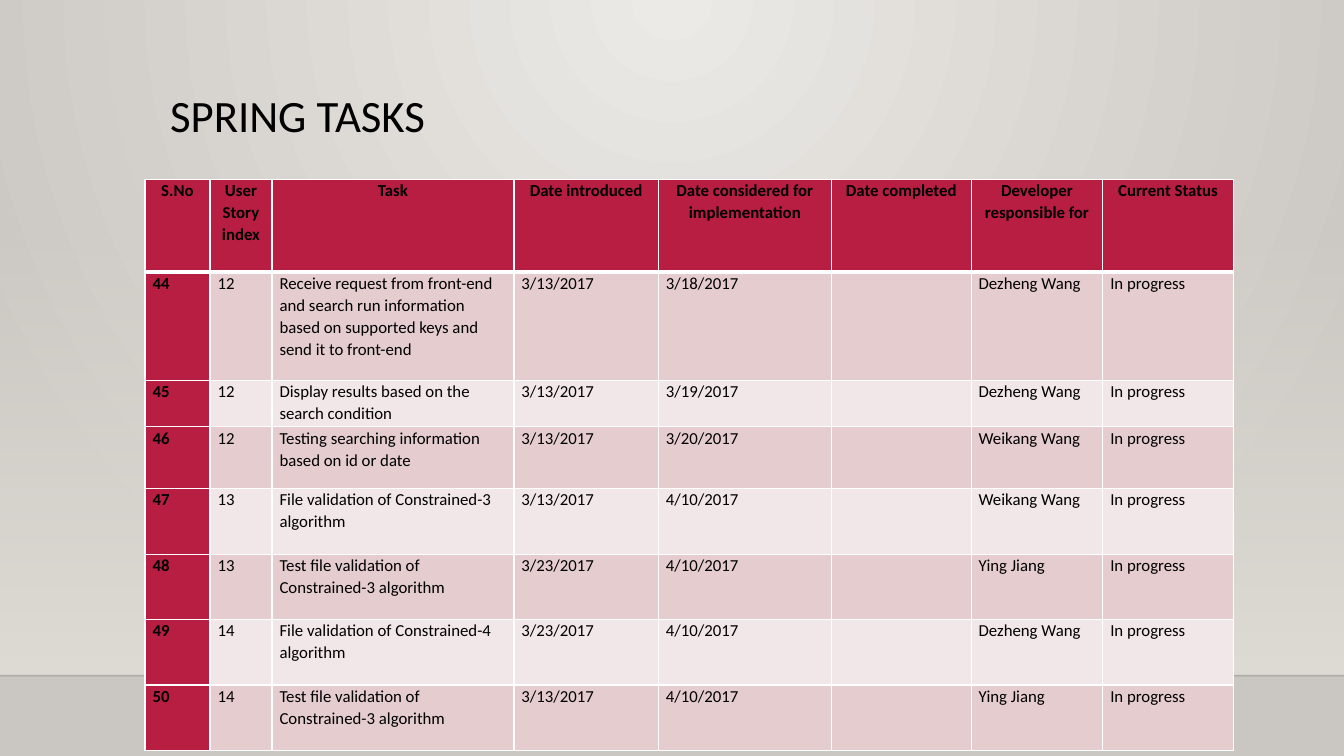
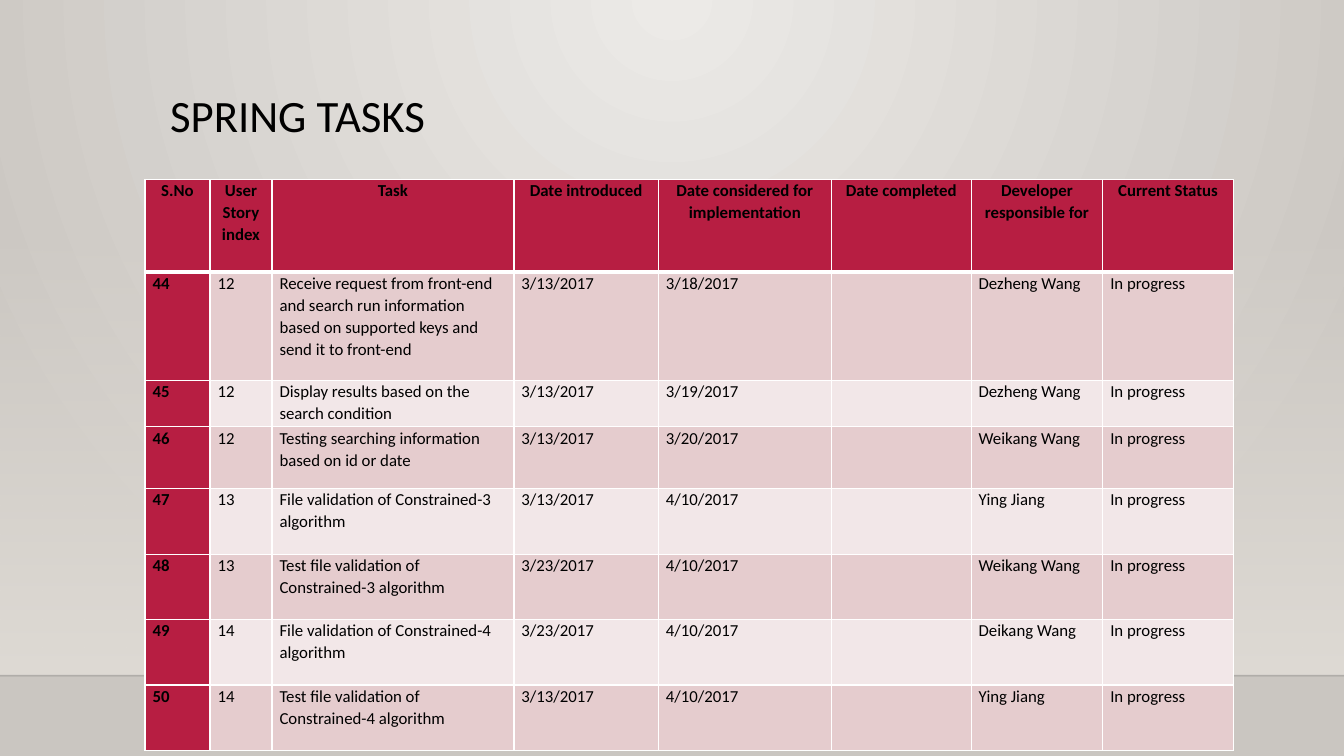
Before and after one commit to Giant-Visualize/Giant-Visualize-Multi-Agent-Patrolling, a slide deck: slide 6 of Document/GIANTS_FifthPresentation.pptx. Drawn at 1344x756 pixels with LibreOffice and Linux fonts; fonts in the diff are those of the drawing; background and template pictures are left out. Boxes give left, top, right and bottom in pixels: in the first picture for what was removed or moved away, otherwise in the second. Text is boxed around its words. In the diff, an @@ line names an element or a change of style, - is before the commit and + after.

Commit message:
ppt

```diff
--- a/Document/GIANTS_FifthPresentation.pptx
+++ b/Document/GIANTS_FifthPresentation.pptx
@@ table at <box>145,179,1235,748</box> @@
-row 5, column 7: Weikang Wang
+row 5, column 7: Ying Jiang
-row 6, column 7: Ying Jiang
+row 6, column 7: Weikang Wang
-row 7, column 7: Dezheng Wang
+row 7, column 7: Deikang Wang
-row 8, column 3: Test file validation of Constrained-3 algorithm
+row 8, column 3: Test file validation of Constrained-4 algorithm
```
Also in this commit, not shown: 2 other slides changed.
